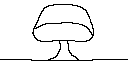
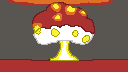
Before/after of a (128, 72) layered artwork. What changed in the layer stack:
painted on "floor boom" over [0, 0, 128, 72]
